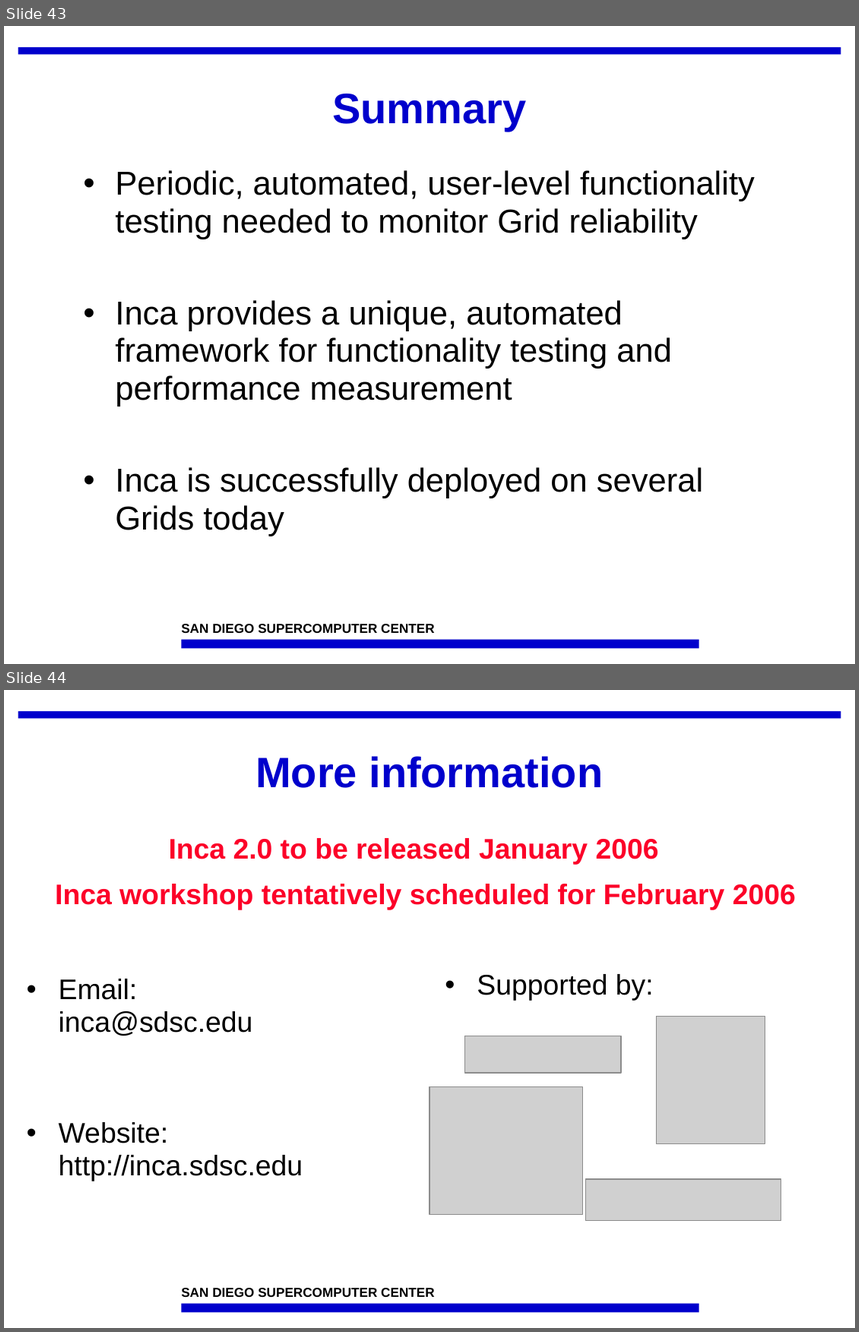
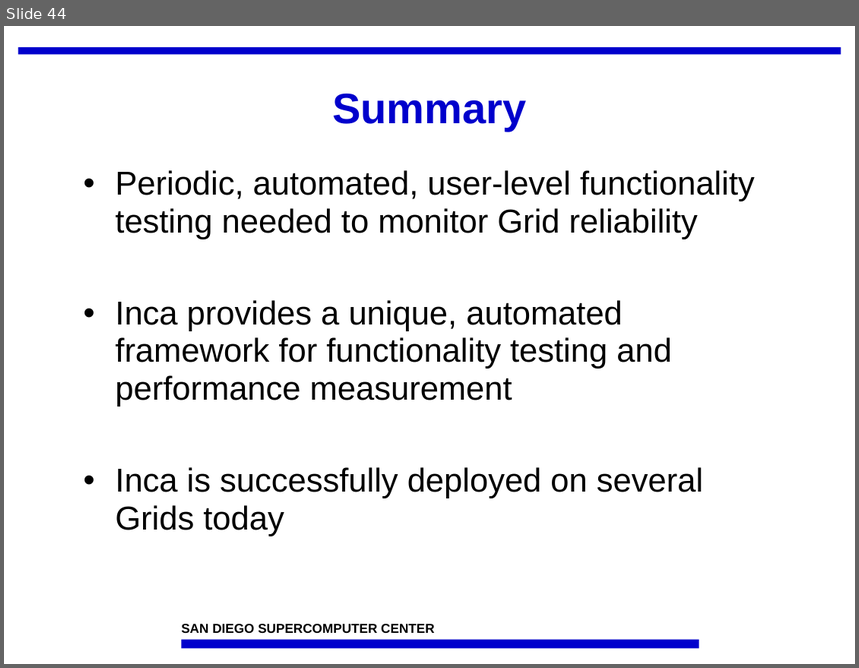
Before and after one commit to IncaProject/inca-xsede, a slide deck: talks/feb-06-workshop/overview.ppt. Shown one above the other, each under a label of ours: slides 43 and 44 before the commit, slide 44 after it. The pictures are 859x1332 and 859x668 pixels, drawn with LibreOffice and Linux fonts; fonts in the diff are those of the drawing; grey boxes stand for pictures; background and template pictures are left out. Boxes give left, top, right and bottom in pixels: in the first picture for what was removed or moved away, otherwise in the second. Text is boxed around its words. In the diff, an @@ line names an element or a change of style, - is before the commit and + after.

```diff
--- a/talks/feb-06-workshop/overview.ppt
+++ b/talks/feb-06-workshop/overview.ppt
@@ slide 44 removed at bbox=[4, 690, 855, 1328], background #FFFFFF; not listed: 3 template elements that a slide beside it also shows @@
@@ title removed at bbox=[256, 756, 604, 788] @@
-More information
@@ text removed at bbox=[169, 838, 659, 865] @@
-Inca 2.0 to be released January 2006
@@ text removed at bbox=[55, 884, 796, 910] @@
-Inca workshop tentatively scheduled for February 2006
@@ text removed at bbox=[59, 979, 303, 1181] @@
-• Email:
-  inca@sdsc.edu
-• Website:
-  http://inca.sdsc.edu
@@ text removed at bbox=[477, 974, 654, 1001] @@
-• Supported by:
@@ picture removed at bbox=[657, 1016, 765, 1144] @@
@@ picture removed at bbox=[465, 1036, 621, 1073] @@
@@ picture removed at bbox=[430, 1087, 583, 1215] @@
@@ picture removed at bbox=[585, 1179, 780, 1221] @@
@@ what was slide 43 is now slide 44 @@
```
Also in this commit, not shown: 3 slides changed, 1 slide added.
